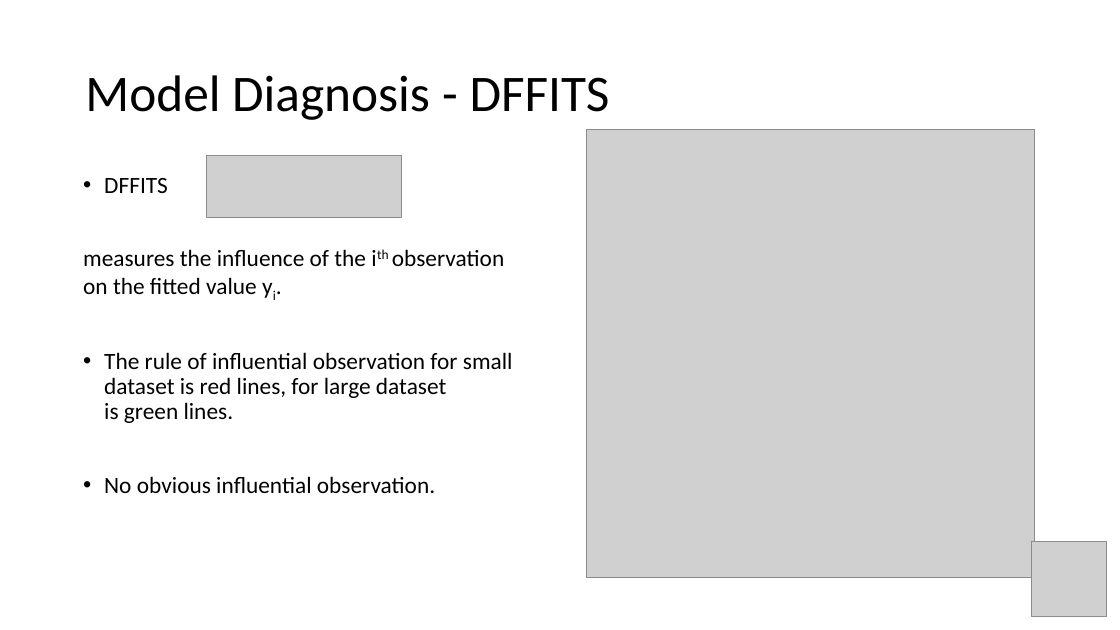
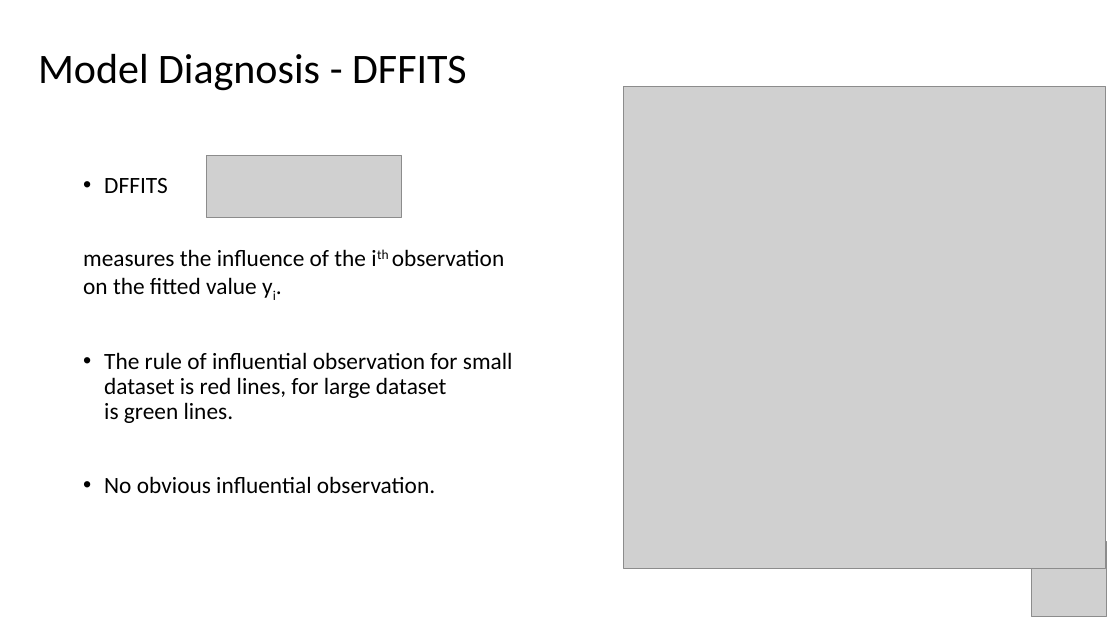
Before and after one commit to heitinamoranika/Module_2, a slide deck: slide 2 of Presentation/4 Rui Huang.pptx. Drawn at 1120x630 pixels with LibreOffice and Linux fonts; fonts in the diff are those of the drawing; grey boxes stand for pictures. Boxes give left, top, right and bottom in pixels: in the first picture for what was removed or moved away, otherwise in the second. Text is boxed around its words. In the diff, an @@ line names an element or a change of style, - is before the commit and + after.

```diff
--- a/Presentation/4 Rui Huang.pptx
+++ b/Presentation/4 Rui Huang.pptx
@@ title "Model Diagnosis - DFFITS": place and size @@
-title "Model Diagnosis - DFFITS" at (85,75,610,120)
+title "Model Diagnosis - DFFITS" at (38,54,466,91)
@@ title "Model Diagnosis - DFFITS" at (38,54,466,91): size 44 to 36 pt @@
@@ picture: place and size @@
-picture at (586,129,1034,577)
+picture at (624,87,1107,569)
```
Also in this commit, not shown: 5 other slides changed, 9 other files.
